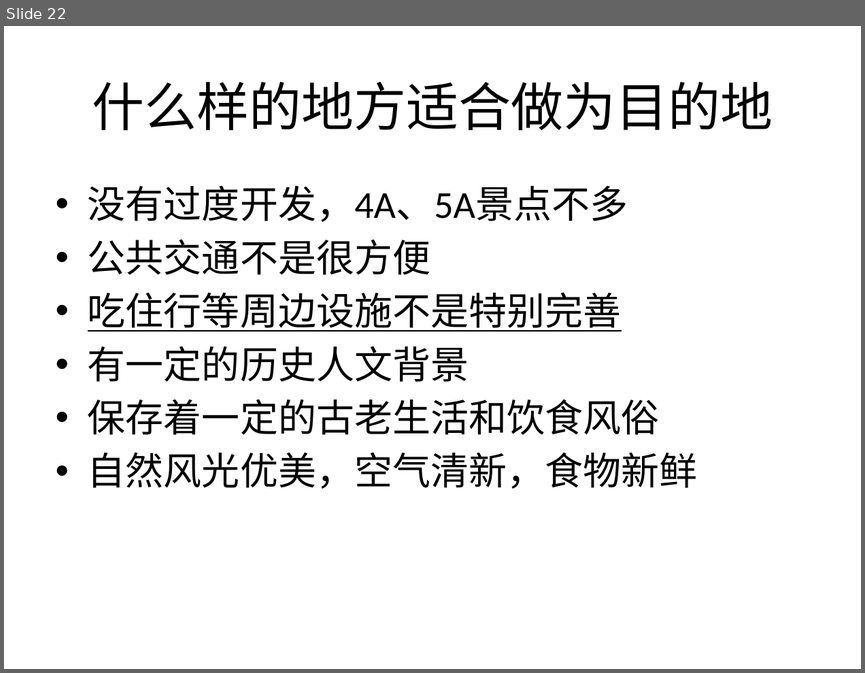
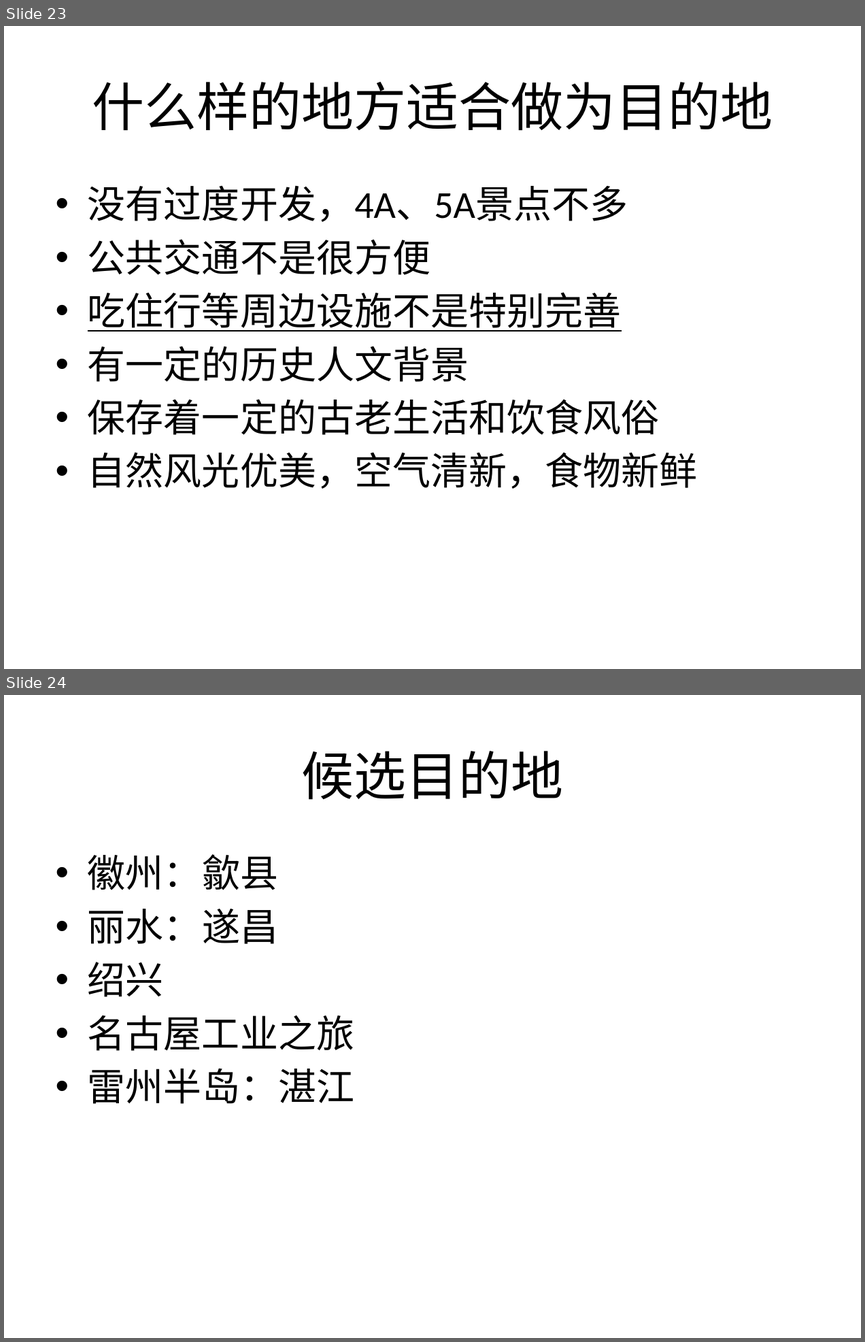
Before and after one commit to Yourtour/yt, a slide deck: yourtour/documents/business/YourTour BP 2.0.pptx. Shown one above the other, each under a label of ours: slide 22 before the commit, slides 23 and 24 after it. The pictures are 865x673 and 865x1342 pixels, drawn with LibreOffice and Linux fonts; fonts in the diff are those of the drawing. Boxes give left, top, right and bottom in pixels: in the first picture for what was removed or moved away, otherwise in the second. Text is boxed around its words. In the diff, an @@ line names an element or a change of style, - is before the commit and + after.

```diff
--- a/yourtour/documents/business/YourTour BP 2.0.pptx
+++ b/yourtour/documents/business/YourTour BP 2.0.pptx
@@ slide 24 added at <box>4,695,861,1338</box>, background #FFFFFF @@
@@ title added at <box>301,751,563,800</box>, 44 pt, text #000000 @@
+候选目的地
@@ text added at <box>88,854,354,1104</box>, 32 pt, text #000000 @@
+• 徽州：歙县
+• 丽水：遂昌
+• 绍兴
+• 名古屋工业之旅
+• 雷州半岛：湛江
@@ what was slide 22 is now slide 23 @@
```
Also in this commit, not shown: 13 slides changed, 2 other slides added, 2 other files.
